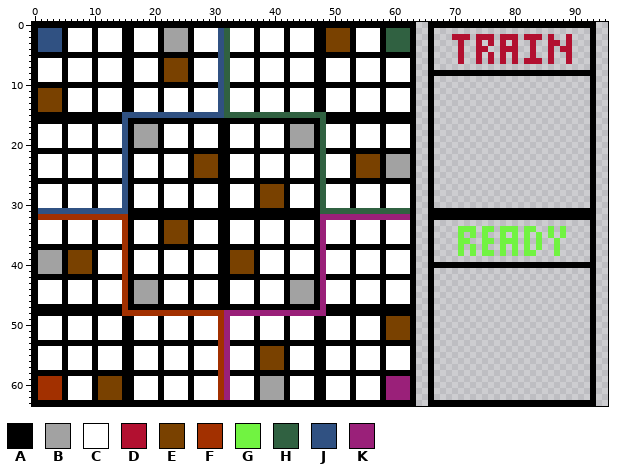
File history of a pixel-art file, board.aseprite. Above: the version before the commit.
96x64 pixels, 1 frame.
Palette (. is transparent): A #000000  B #a2a2a2  C #ffffff  D #b21030  E #794100  F #a23000  G #71f341  H #306141  J #305182  K #9a2079
After:
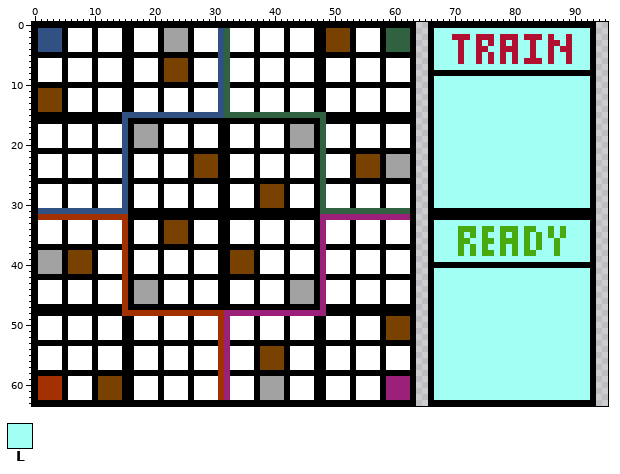
Colours new in this view: L #a2fff3
Difference:
colour G: #71f341 -> #49aa10
Layer "Base Grid":
y 1: x 67..92 .......................... -> LLLLLLLLLLLLLLLLLLLLLLLLLL
y 2: x 67..69 ... -> LLL; x 73 . -> L; x 77 . -> L; x 81 . -> L; x 85 . -> L; x 87..88 .. -> LL; x 90..92 ... -> LLL
y 3: x 67..70 .... -> LLLL; x 72..73 .. -> LL; x 75 . -> L; x 77 . -> L; x 79 . -> L; x 81..82 .. -> LL; x 84..85 .. -> LL; x 88 . -> L; x 90..92 ... -> LLL
y 4: x 67..70 .... -> LLLL; x 72..73 .. -> LL; x 76..77 .. -> LL; x 81..82 .. -> LL; x 84..85 .. -> LL; x 87 . -> L; x 90..92 ... -> LLL
y 5: x 67..70 .... -> LLLL; x 72..73 .. -> LL; x 75 . -> L; x 77 . -> L; x 79 . -> L; x 81..82 .. -> LL; x 84..85 .. -> LL; x 87..88 .. -> LL; x 90..92 ... -> LLL
y 6: x 67..70 .... -> LLLL; x 72..73 .. -> LL; x 75 . -> L; x 77 . -> L; x 79 . -> L; x 81 . -> L; x 85 . -> L; x 87..88 .. -> LL; x 90..92 ... -> LLL
y 7: x 67..92 .......................... -> LLLLLLLLLLLLLLLLLLLLLLLLLL
y 9..30: x 67..92 .......................... -> LLLLLLLLLLLLLLLLLLLLLLLLLL
y 33: x 67..92 .......................... -> LLLLLLLLLLLLLLLLLLLLLLLLLL
y 34: x 67..70 .... -> LLLL; x 74 . -> L; x 77 . -> L; x 81 . -> L; x 84..85 .. -> LL; x 87 . -> L; x 89..92 .... -> LLLL
y 35: x 67..70 .... -> LLLL; x 72 . -> L; x 74 . -> L; x 76..77 .. -> LL; x 79 . -> L; x 81 . -> L; x 83 . -> L; x 85 . -> L; x 87 . -> L; x 89..92 .... -> LLLL
y 36: x 67..70 .... -> LLLL; x 73..74 .. -> LL; x 77 . -> L; x 81 . -> L; x 83 . -> L; x 85..86 .. -> LL; x 88..92 ..... -> LLLLL
y 37: x 67..70 .... -> LLLL; x 72 . -> L; x 74 . -> L; x 76..77 .. -> LL; x 79 . -> L; x 81 . -> L; x 83 . -> L; x 85..86 .. -> LL; x 88..92 ..... -> LLLLL
y 38: x 67..70 .... -> LLLL; x 72 . -> L; x 74 . -> L; x 77 . -> L; x 79 . -> L; x 81 . -> L; x 84..86 ... -> LLL; x 88..92 ..... -> LLLLL
y 39: x 67..92 .......................... -> LLLLLLLLLLLLLLLLLLLLLLLLLL
y 41..62: x 67..92 .......................... -> LLLLLLLLLLLLLLLLLLLLLLLLLL
Where, in picture pixels (left, top, right, bottom), the same in both pictures:
changed: (434, 28, 590, 400)
